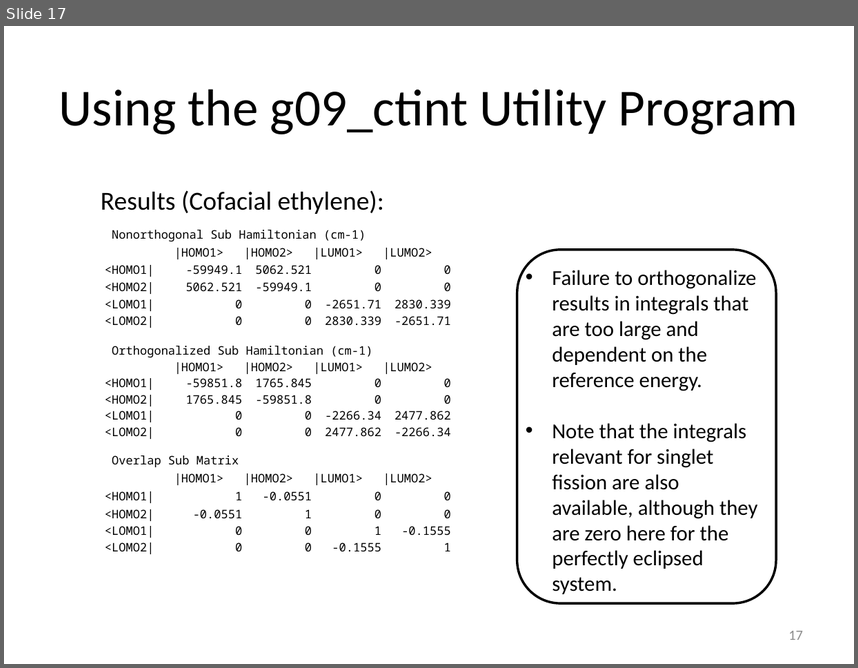
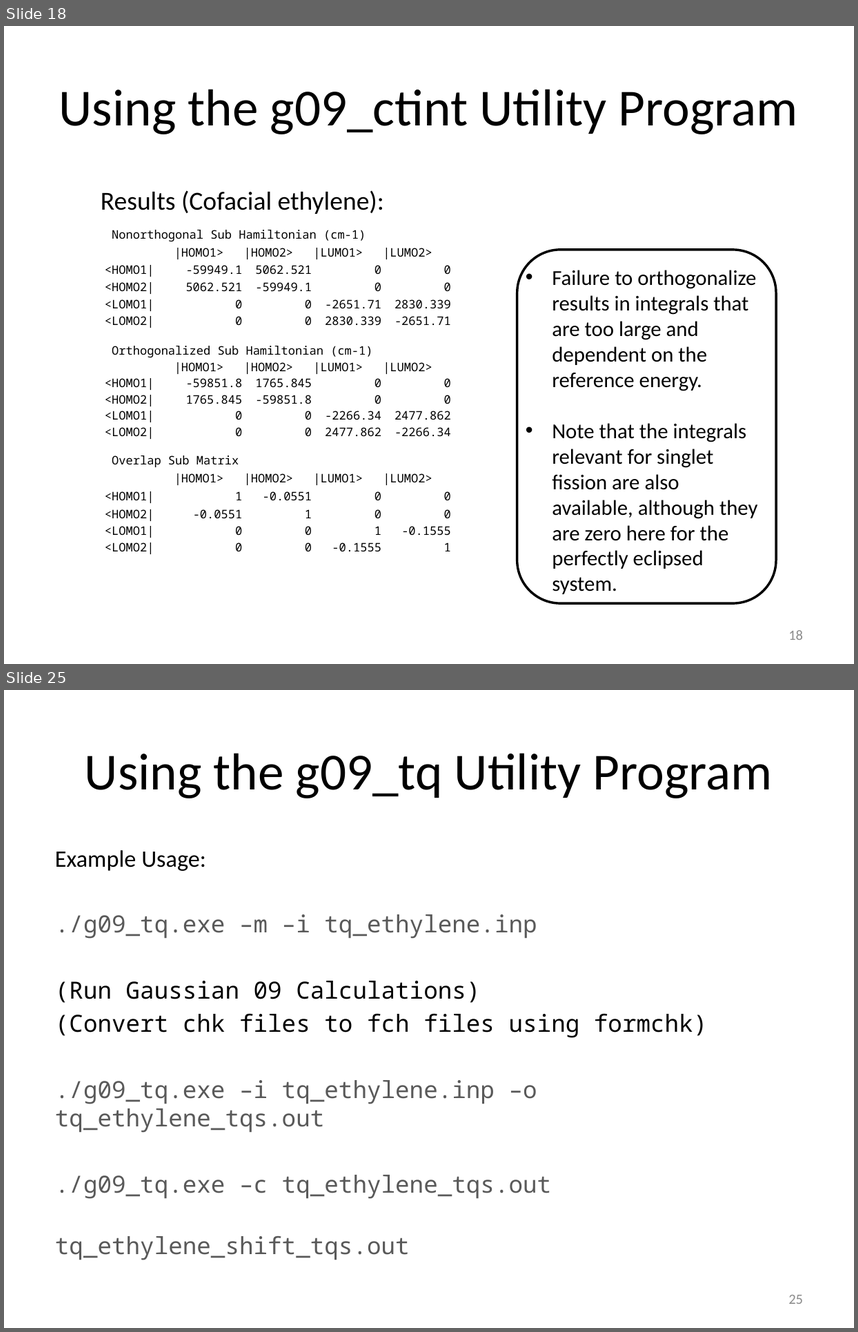
Before and after one commit to nicholashestand/exciton_para, a slide deck: CalculationPresentation.pptx. Shown one above the other, each under a label of ours: slide 17 before the commit, slides 18 and 25 after it; the slides between them are not shown. The pictures are 858x668 and 858x1332 pixels, drawn with LibreOffice and Linux fonts; fonts in the diff are those of the drawing. Boxes give left, top, right and bottom in pixels: in the first picture for what was removed or moved away, otherwise in the second. Text is boxed around its words. In the diff, an @@ line names an element or a change of style, - is before the commit and + after.

Commit message:
update calculation details powepoint

```diff
--- a/CalculationPresentation.pptx
+++ b/CalculationPresentation.pptx
@@ slide 25 added at (x1=4, y1=690, x2=854, y2=1328), background #FFFFFF @@
@@ title added at (x1=85, y1=753, x2=773, y2=798), 44 pt, text #000000 @@
+Using the g09_tq Utility Program
@@ text added at (x1=55, y1=850, x2=707, y2=1260), 20 pt, text #595959 @@
+Example Usage:
+./g09_tq.exe –m –i tq_ethylene.inp
+(Run Gaussian 09 Calculations)
+(Convert chk files to fch files using formchk)
+./g09_tq.exe –i tq_ethylene.inp –o tq_ethylene_tqs.out
+./g09_tq.exe –c tq_ethylene_tqs.out
+tq_ethylene_shift_tqs.out
@@ page number added at (x1=789, y1=1294, x2=803, y2=1303), 12 pt, text #8C8C8C @@
+25
@@ what was slide 17 is now slide 18 @@
@@ page number at (x1=789, y1=630, x2=803, y2=639): text changed @@
-17
+18
```
Also in this commit, not shown: 2 slides changed, 8 other slides added.
